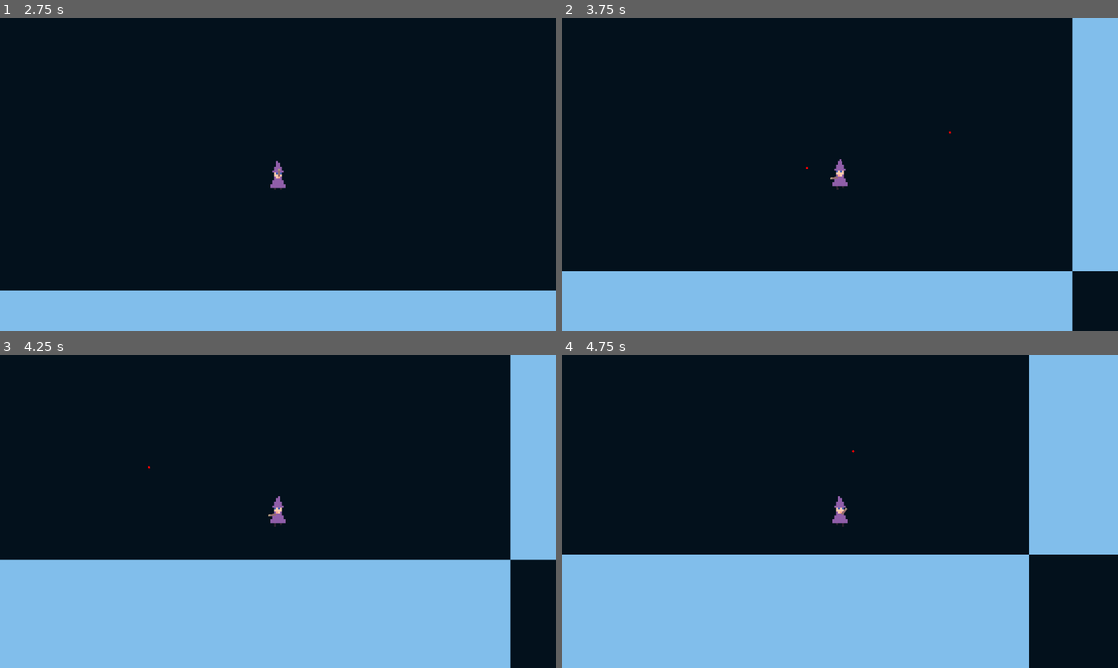
Above: before the commit, frames 1-4 (two rows, left to right).
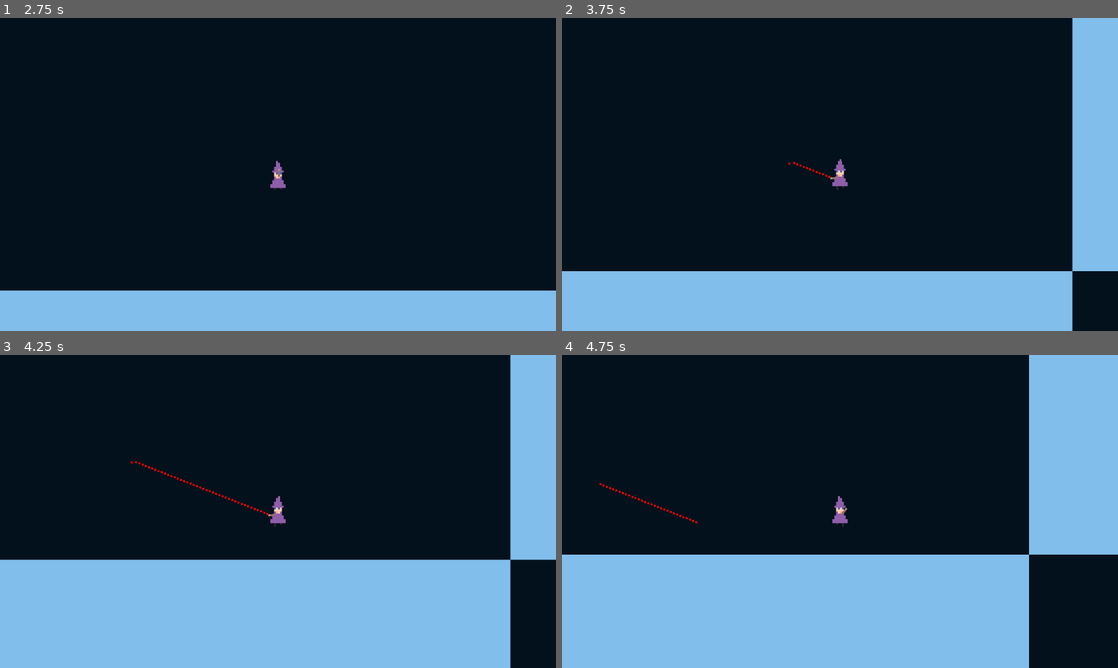
Above: after the commit, the same moments.

Repository: smolsenbiller/wizard-coliseum
Game: Godot game, scene res://scenes/main_menu.tscn
The game is run twice, just before and just after one commit, with the same random seed, the same clock (stepped at 60 frames per second) and the same inputs.
Inputs (mouse positions are in pixels of both pictures, inside the frame that each line leads up to):
- Up to frame 1 (2.75 s): click (461, 284) at 0.52 s; type "Alex" at 0.6 s; click "Host" at 1.25 s; click "Start Game" at 2 s
- Up to frame 2 (3.75 s): move the mouse to (962, 158) at 2.77 s; hold Right (move_right) 2.78-3.53 s; click (962, 158) at 2.85 s; move the mouse to (728, 190) at 3.52 s; hold S (move_down) from 3.53 s (still down); click (728, 190) at 3.6 s
- Up to frame 3 (4.25 s): keep holding S (move_down)
- Up to frame 4 (4.75 s): move the mouse to (895, 442) at 4.27 s; release S (move_down) at 4.28 s; hold Right (move_right) from 4.28 s (still down); click (895, 442) at 4.35 s

Frame 1 is identical in both runs. In frame 2, less than 0.1% of the frame differs, in the area x 40-70%, y 36-52%; in frame 3, 0.1%, in the area x 23-49%, y 34-52%; in frame 4, less than 0.1%.

Commit message:
In the middle of trying to get multiplayer working.

Diff:
--- a/scenes/wizard.tscn
+++ b/scenes/wizard.tscn
@@ -1,11 +1,16 @@
 [gd_scene format=3 uid="uid://dm0xpfooe2kgl"]
 
 [ext_resource type="Script" uid="uid://co6svk75ekqg6" path="res://scripts/wizard.gd" id="1_5ipgv"]
+[ext_resource type="Script" uid="uid://cl2lw4nvb5j8t" path="res://scripts/player_input.gd" id="2_4jkov"]
 [ext_resource type="Texture2D" uid="uid://foma77rgrx3p" path="res://assets/16-bit-wizard-frame1.png" id="2_8qlyk"]
 [ext_resource type="Texture2D" uid="uid://cbdw3yd2ltbwr" path="res://assets/16-bit-wizard-frame2.png" id="3_4jkov"]
 [ext_resource type="Texture2D" uid="uid://bk22jorre3j5u" path="res://assets/16-bit-wizard-frame3.png" id="4_ba5mt"]
 [ext_resource type="Texture2D" uid="uid://c3e3dbrhj32g6" path="res://assets/16-bit-wizard-frame4.png" id="5_var7a"]
 [ext_resource type="Texture2D" uid="uid://caf74oiwlothy" path="res://assets/wand.png" id="6_8qlyk"]
+
+[sub_resource type="SceneReplicationConfig" id="SceneReplicationConfig_8qlyk"]
+
+[sub_resource type="SceneReplicationConfig" id="SceneReplicationConfig_4jkov"]
 
 [sub_resource type="RectangleShape2D" id="RectangleShape2D_4v5ai"]
 size = Vector2(4, 13)
@@ -80,6 +85,13 @@
 [node name="Wizard" type="CharacterBody2D" unique_id=478944359]
 script = ExtResource("1_5ipgv")
 
+[node name="ServerSynchronizer" type="MultiplayerSynchronizer" parent="." unique_id=615585951]
+replication_config = SubResource("SceneReplicationConfig_8qlyk")
+
+[node name="PlayerInput" type="MultiplayerSynchronizer" parent="." unique_id=932709624]
+replication_config = SubResource("SceneReplicationConfig_4jkov")
+script = ExtResource("2_4jkov")
+
 [node name="Sprite2D" type="Sprite2D" parent="." unique_id=2003412689]
 texture = ExtResource("2_8qlyk")
 
--- /dev/null
+++ b/scripts/player_input.gd
@@ -0,0 +1,10 @@
+extends MultiplayerSynchronizer
+
+
+
+
+func _process(delta: float) -> void:
+	var move_direction = Input.get_vector("move_left", "move_right", "move_up", "move_down")
+
+	var mouse_location = $"..".get_global_mouse_position()
+	var character_look_direction = $"..".get_local_mouse_position()
--- a/scripts/wizard.gd
+++ b/scripts/wizard.gd
@@ -2,6 +2,13 @@
 
 const SPEED = 3000.0
 const JUMP_VELOCITY = -400.0
+
+# Set by the authority, synchronized on spawn.
+@export var player := 1 :
+	set(id):
+		player = id
+		# Give authority over the player input to the appropriate peer.
+		$PlayerInput.set_multiplayer_authority(id)
 
 @onready var animator : AnimationPlayer = $AnimationPlayer
 @onready var sprite : Sprite2D = $Sprite2D
@@ -31,7 +38,6 @@
 	if  character_look_direction.x < 0:
 		sprite.flip_h = true
 
-	if Input.is_action_just_pressed("shoot"):
 		magic_blast()
 
 	move_and_slide()
Not shown, added: scripts/player_input.gd.uid
